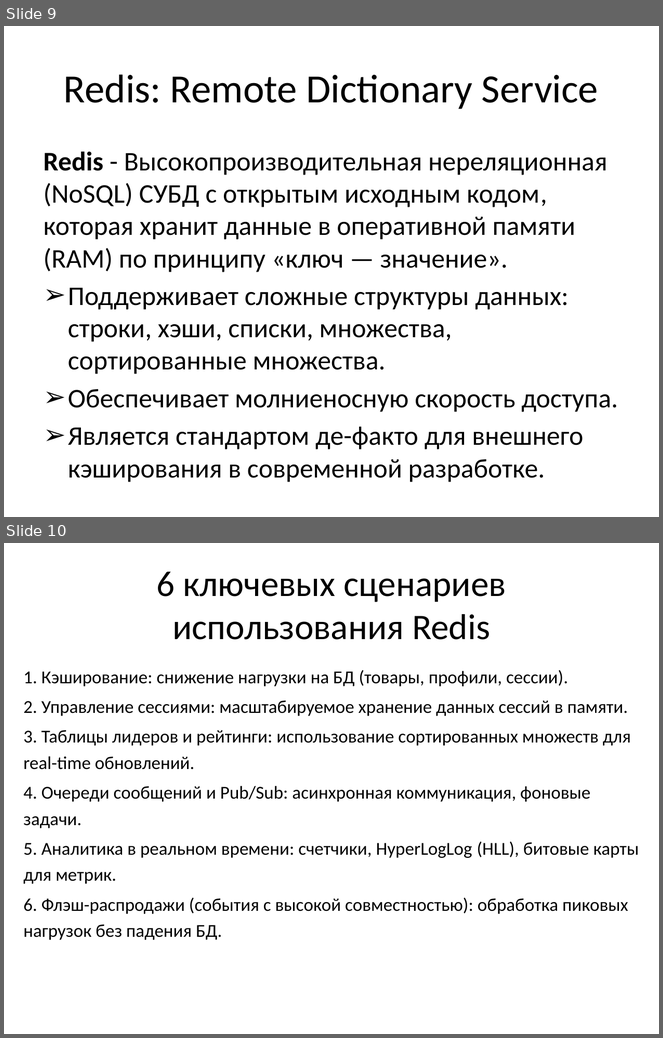
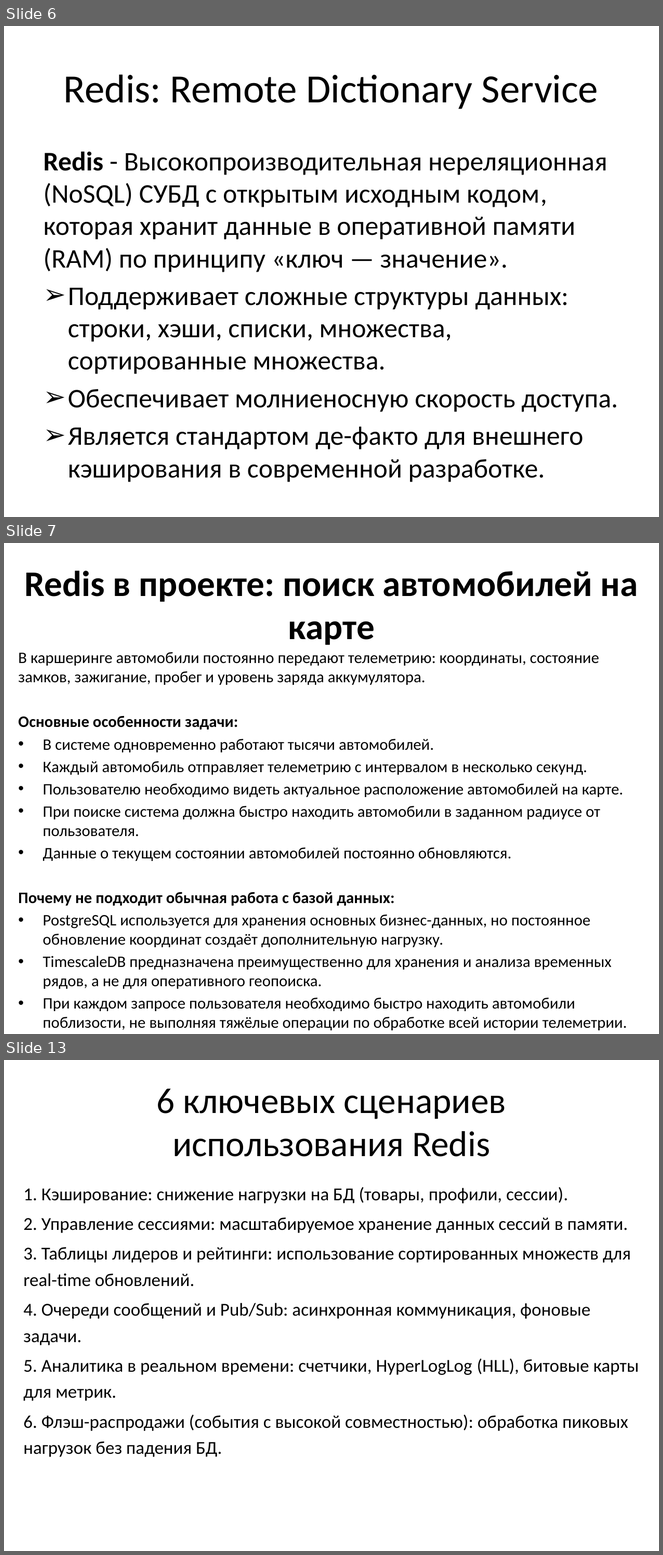
Before and after one commit to Antipindima1/Doklad-Redis, a slide deck: Презентация кэширования.pptx. Shown one above the other, each under a label of ours: slides 9 and 10 before the commit, slides 6, 7 and 13 after it; the slides between them are not shown. The pictures are 663x1038 and 663x1555 pixels, drawn with LibreOffice and Linux fonts; fonts in the diff are those of the drawing; background and template pictures are left out. Boxes give left, top, right and bottom in pixels: in the first picture for what was removed or moved away, otherwise in the second. Text is boxed around its words. In the diff, an @@ line names an element or a change of style, - is before the commit and + after.

```diff
--- a/Презентация кэширования.pptx
+++ b/Презентация кэширования.pptx
@@ slide 7 added at <box>4,543,659,1034</box>, background picture (left out) @@
@@ title added at <box>25,571,638,645</box>, 39.6 pt, text #000000, bold @@
+Redis в проекте: поиск автомобилей на карте
@@ text added at <box>18,652,624,1031</box>, 17.6 pt, text #000000 @@
+В каршеринге автомобили постоянно передают телеметрию: координаты, состояние замков, зажигание, пробег и уровень заряда аккумулятора.
+Основные особенности задачи:
+• В системе одновременно работают тысячи автомобилей.
+• Каждый автомобиль отправляет телеметрию с интервалом в несколько секунд.
+• Пользователю необходимо видеть актуальное расположение автомобилей на карте.
+• При поиске система должна быстро находить автомобили в заданном радиусе от пользователя.
+• Данные о текущем состоянии автомобилей постоянно обновляются.
+Почему не подходит обычная работа с базой данных:
+• PostgreSQL используется для хранения основных бизнес-данных, но постоянное обновление координат создаёт дополнительную нагрузку.
+• TimescaleDB предназначена преимущественно для хранения и анализа временных рядов, а не для оперативного геопоиска.
+• При каждом запросе пользователя необходимо быстро находить автомобили поблизости, не выполняя тяжёлые операции по обработке всей истории телеметрии.
@@ what was slide 9 is now slide 6 @@
@@ what was slide 10 is now slide 13 @@
```
Also in this commit, not shown: 5 other slides added, 3 slides removed, 3 other files.
